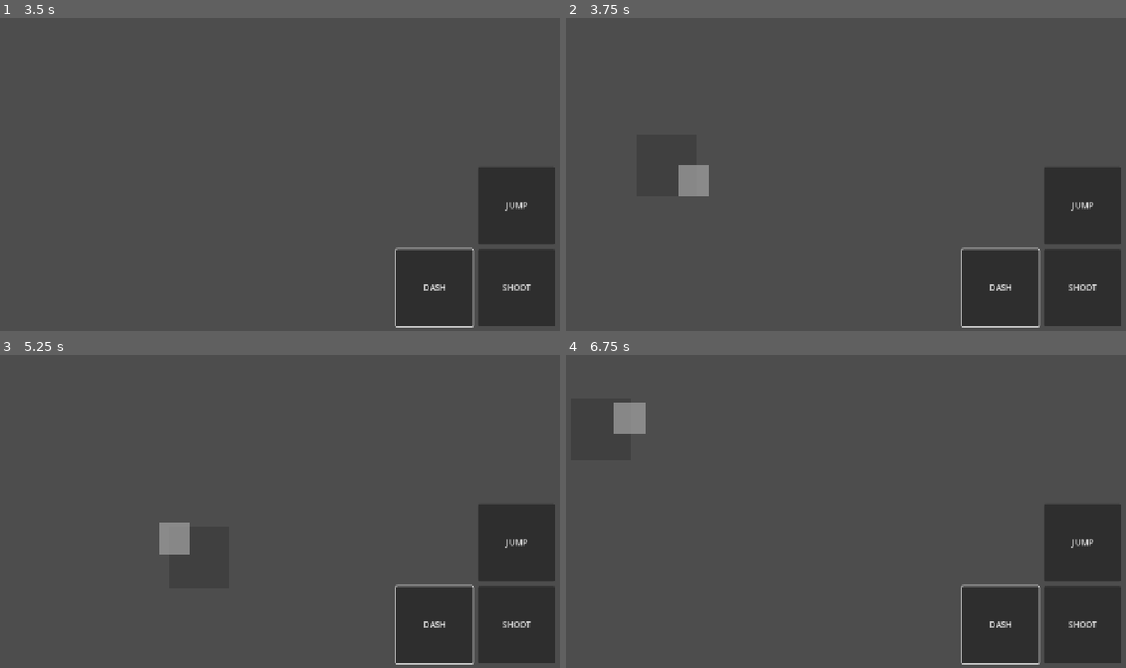
Above: before the commit, frames 1-4 (two rows, left to right).
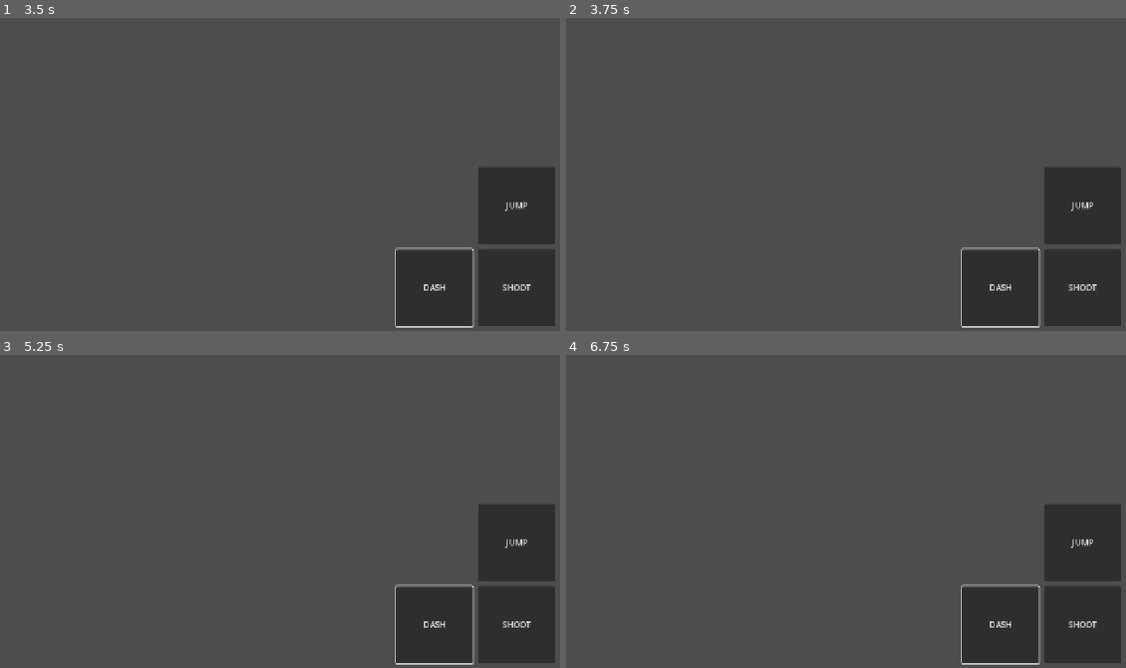
Above: after the commit, the same moments.

Repository: shikiuku/SimpleFPS
Game: Godot game, scene res://scenes/SimpleMobileUI.tscn
Two runs of this game, one before a commit and one after it. Both use one fixed random seed, a clock stepped at 60 frames per second and the inputs below. This scene is started directly instead of the project's main scene.
Inputs (mouse positions are in pixels of both pictures, inside the frame that each line leads up to):
- Up to frame 1 (3.5 s): click "SHOOT" at 0.5 s; click "JUMP" at 1.25 s; click "DASH" at 2 s; tap Enter at 2.75 s; move the mouse to (375, 127) at 2.77 s; hold D (move_right) from 2.78 s (still down); hold Shift (run) from 2.78 s (still down); click (375, 127) at 2.92 s; tap Space (jump) at 3.02 s
- Up to frame 2 (3.75 s): release D (move_right) at 3.5 s; release Shift (run) at 3.5 s; tap Space (jump) at 3.5 s; drag from (666, 165) to (762, 221) at 3.52 s
- Up to frame 3 (5.25 s): move the mouse to (296, 401) at 4.27 s; hold D (move_right) 4.28-5 s; hold Shift (run) 4.28-5 s; tap Enter at 5 s; drag from (196, 558) to (33, 426) at 5.02 s
- Up to frame 4 (6.75 s): move the mouse to (997, 539) at 5.77 s; hold A (move_left) 5.78-6.5 s; hold Shift (run) 5.78-6.5 s; tap Space (jump) at 6.02, 6.5 s; drag from (599, 426) to (700, 389) at 6.52 s

Frame 1 is identical in both runs. In frame 2, 0.5% of the frame differs, in the area x 20-26%, y 46-57%; in frame 3, 0.6%; in frame 4, 0.6%, in the area x 8-15%, y 15-26%.

Commit message:
Fix multitouch issue: buttons now work while using joystick
- Changed SimpleMobileUI.gd from _input to _unhandled_input to resolve conflict
- Button areas no longer consume touch events, allowing simultaneous button+joystick use
- Reduced button cooldown from 100ms to 50ms for better responsiveness
- Updated web build with version 1.7.18

🤖 Generated with [Claude Code](https://claude.ai/code)

Co-Authored-By: Claude <noreply@anthropic.com>

Diff:
--- a/scenes/TestLevel.tscn
+++ b/scenes/TestLevel.tscn
@@ -13,7 +13,7 @@
 size = Vector3(120, 1, 120)
 
 [sub_resource type="StandardMaterial3D" id="StandardMaterial3D_ground"]
-albedo_color = Color(0.5, 0.5, 0.5, 1)
+albedo_color = Color(0.22, 0.22, 0.22, 1)
 
 [sub_resource type="BoxShape3D" id="BoxShape3D_wall"]
 size = Vector3(1, 10, 122)
--- a/scripts/SimpleMobileUI.gd
+++ b/scripts/SimpleMobileUI.gd
@@ -23,7 +23,7 @@
 
 # ボタンクールダウン管理（重複防止）
 var button_cooldown = {}
-const BUTTON_COOLDOWN_TIME = 0.1  # 100msクールダウン
+const BUTTON_COOLDOWN_TIME = 0.05  # 50msクールダウン（より短時間で連続操作可能）
 
 # 定数
 const JOYSTICK_MAX_DISTANCE = 60.0
@@ -48,8 +48,8 @@
 
 	print("Simple Mobile UI ready!")
 
-# **シンプルなタッチ処理**
-func _input(event):
+# **マルチタッチ対応タッチ処理 - ボタンとジョイスティックの並行操作を許可**
+func _unhandled_input(event):
 	if not (event is InputEventScreenTouch or event is InputEventScreenDrag):
 		return
 
@@ -57,22 +57,32 @@
 	var touch_pos = event.position
 	var touch_id = event.index
 
+	# **ボタン領域チェック - ボタン領域内のタッチはボタンに優先権を与える**
+	if _is_in_button_area(touch_pos):
+		print("BUTTON AREA: Touch ", touch_id, " is in button area - letting UI handle")
+		# ボタン領域のタッチはUIに任せるが、イベントは消費しない
+		return
+
 	# **シンプルな画面分割: 左50% = ジョイスティック、右50% = 視点**
 	var is_left_side = touch_pos.x < screen_size.x * 0.5
 
-	print("TOUCH: ID=", touch_id, " Pos=", touch_pos, " Side=", "LEFT" if is_left_side else "RIGHT")
+	print("NON-BUTTON TOUCH: ID=", touch_id, " Pos=", touch_pos, " Side=", "LEFT" if is_left_side else "RIGHT")
 
 	# タッチ開始
 	if event is InputEventScreenTouch and event.pressed:
 		_handle_touch_start(touch_id, touch_pos, is_left_side)
+		# ジョイスティック/視点操作のイベントのみ消費
+		get_viewport().set_input_as_handled()
 
 	# タッチ終了
 	elif event is InputEventScreenTouch and not event.pressed:
 		_handle_touch_end(touch_id)
+		get_viewport().set_input_as_handled()
 
 	# ドラッグ
 	elif event is InputEventScreenDrag:
 		_handle_touch_drag(touch_id, touch_pos, event.relative)
+		get_viewport().set_input_as_handled()
 
 func _handle_touch_start(touch_id: int, pos: Vector2, is_left_side: bool):
 	if is_left_side:
@@ -86,14 +96,11 @@
 			"center": pos
 		}
 		_show_joystick_at(pos)
-		print("JOYSTICK START: ID=", touch_id)
+		print("JOYSTICK START: ID=", touch_id, " - Buttons should still work!")
 
 	else:
-		# **右側 = 視点操作とボタン操作を区別**
-		# ボタン領域内では視点操作を開始しない（ボタンのタッチイベントは通す）
-		if _is_in_button_area(pos):
-			print("BUTTON AREA: View touch blocked, but UI buttons still work")
-			return
+		# **右側 = 視点操作 - ボタン領域は既に除外済み**
+		# ボタン領域内のタッチは_unhandled_inputでフィルタ済みなのでここには来ない
 
 		# **視点（1本のみ） - 既存タッチがある場合は無視**
 		if _has_view_touch():
@@ -104,7 +111,7 @@
 			"type": "view",
 			"last_pos": pos
 		}
-		print("VIEW START: ID=", touch_id)
+		print("VIEW START: ID=", touch_id, " - Buttons should still work!")
 
 func _handle_touch_end(touch_id: int):
 	if touch_id not in active_touches:
Not shown, changed: web-build/index.html
Not shown, changed: web-build/index.pck
